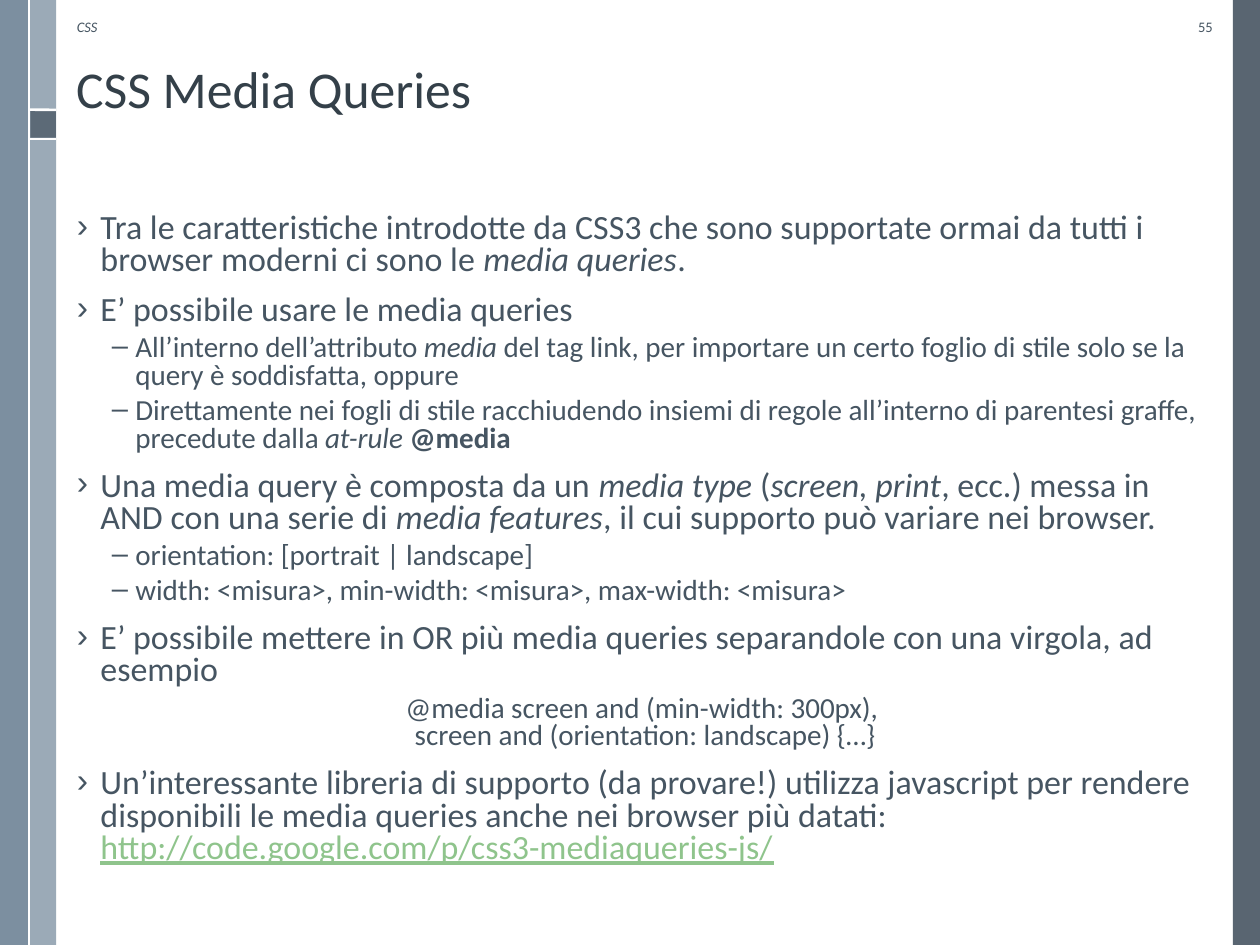
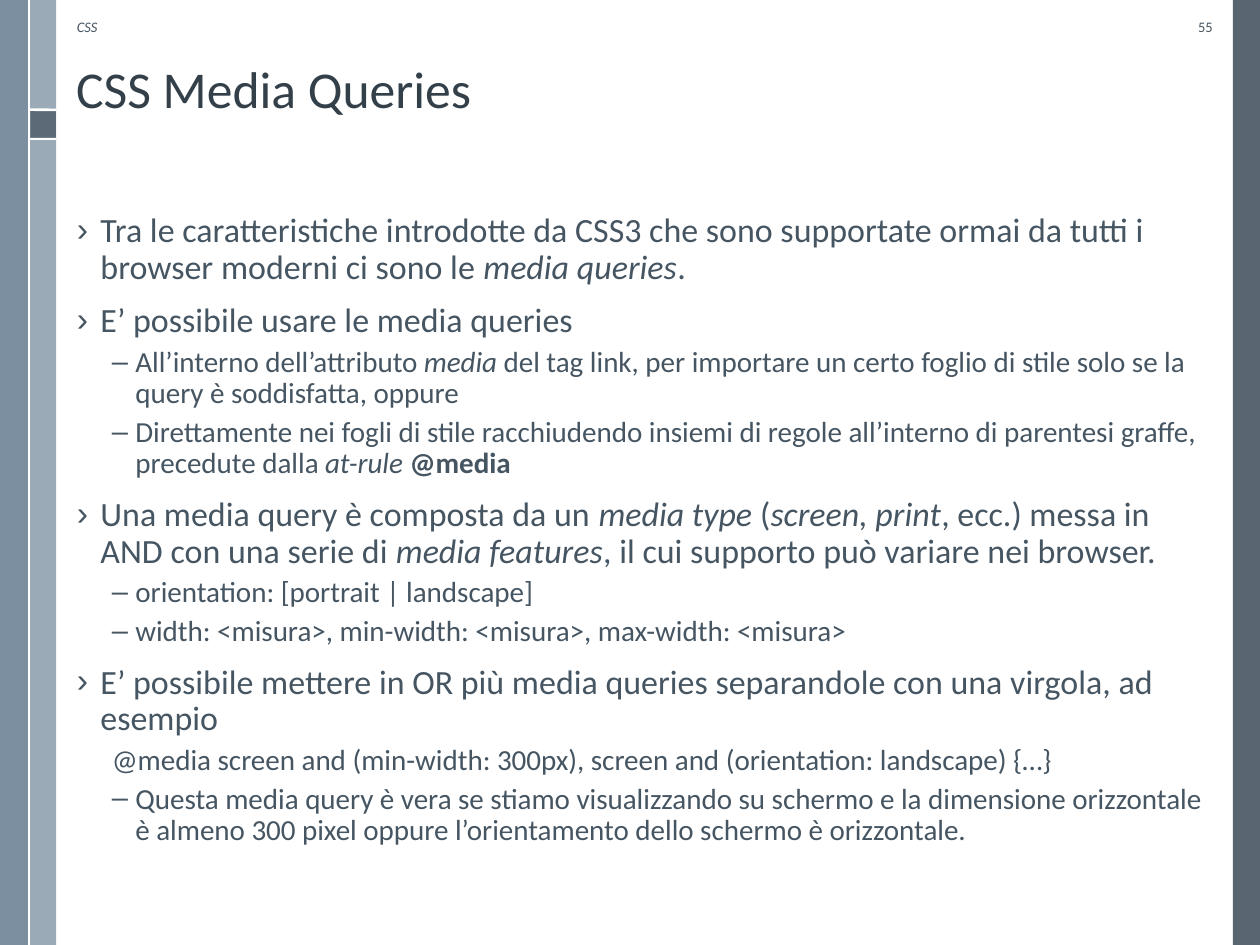
Before and after one commit to WebEngineering-Univaq/WE_Lecture_Slides, a slide deck: slide 55 of CSS3.pptx. Drawn at 1260x945 pixels with LibreOffice and Linux fonts; fonts in the diff are those of the drawing; background and template pictures are left out. Boxes give left, top, right and bottom in pixels: in the first picture for what was removed or moved away, otherwise in the second. Text is boxed around its words. In the diff, an @@ line names an element or a change of style, - is before the commit and + after.

```diff
--- a/CSS3.pptx
+++ b/CSS3.pptx
@@ text at (x1=100, y1=218, x2=1196, y2=775): line spacing 0.8 to 0.9; alignment centre to left; indent changed @@
@@ text at (x1=135, y1=789, x2=1201, y2=845): text changed; size 19.4 to 16.6 pt @@
-› Un’interessante libreria di supporto (da provare!) utilizza javascript per rendere disponibili le media queries anche nei browser più datati: http://code.google.com/p/css3-mediaqueries-js/
+  – Questa media query è vera se stiamo visualizzando su schermo e la dimensione orizzontale è almeno 300 pixel oppure l’orientamento dello schermo è orizzontale.
```
Also in this commit, not shown: 15 other slides changed, 2 other files.
